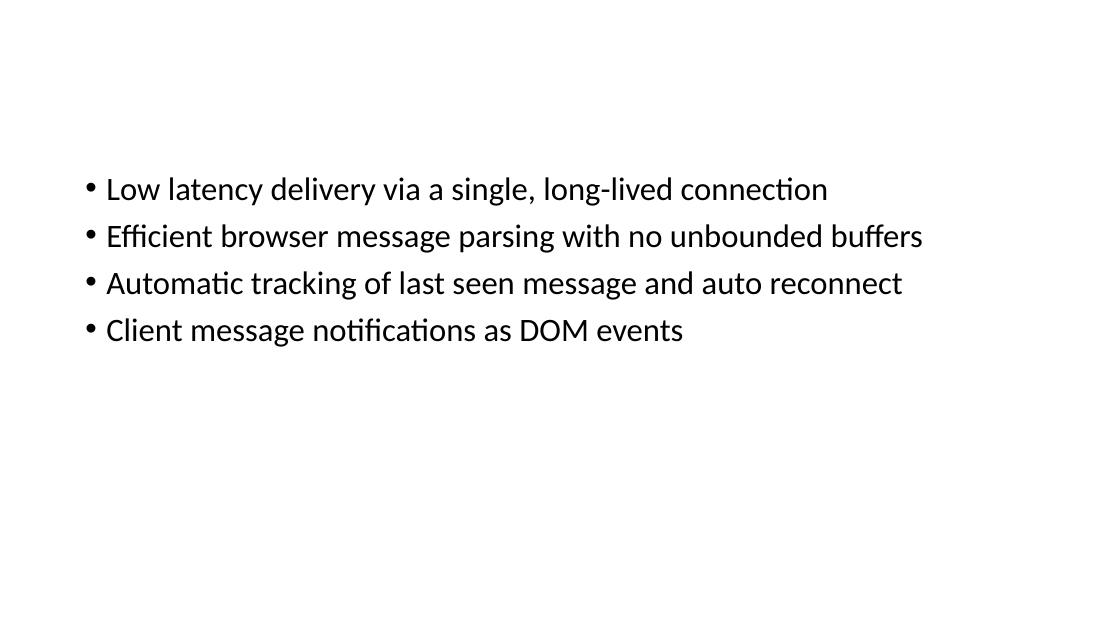
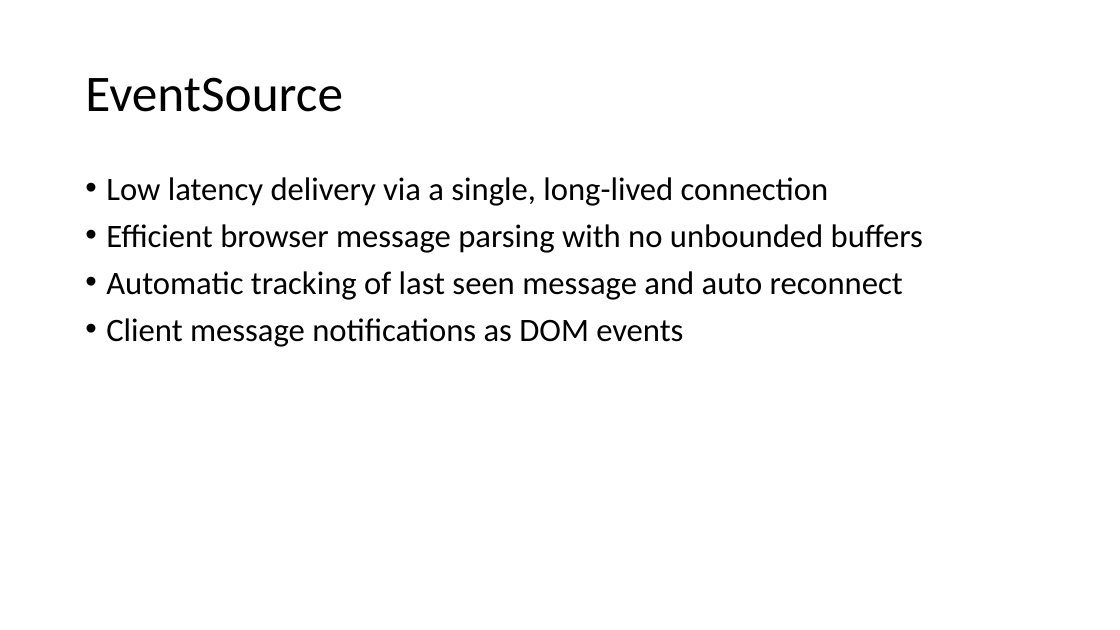
Before and after one commit to nkxiaochuan/BrowserNetworking, a slide deck: slide 8 of src/main/webapp/browser_networking.pptx. Drawn at 1120x630 pixels with LibreOffice and Linux fonts; fonts in the diff are those of the drawing. Boxes give left, top, right and bottom in pixels: in the first picture for what was removed or moved away, otherwise in the second. Text is boxed around its words. In the diff, an @@ line names an element or a change of style, - is before the commit and + after.

Commit message:
update

```diff
--- a/src/main/webapp/browser_networking.pptx
+++ b/src/main/webapp/browser_networking.pptx
@@ title added at (85, 77, 343, 112), 44 pt, text #000000 @@
+EventSource
```
Also in this commit, not shown: 2 slides added.
